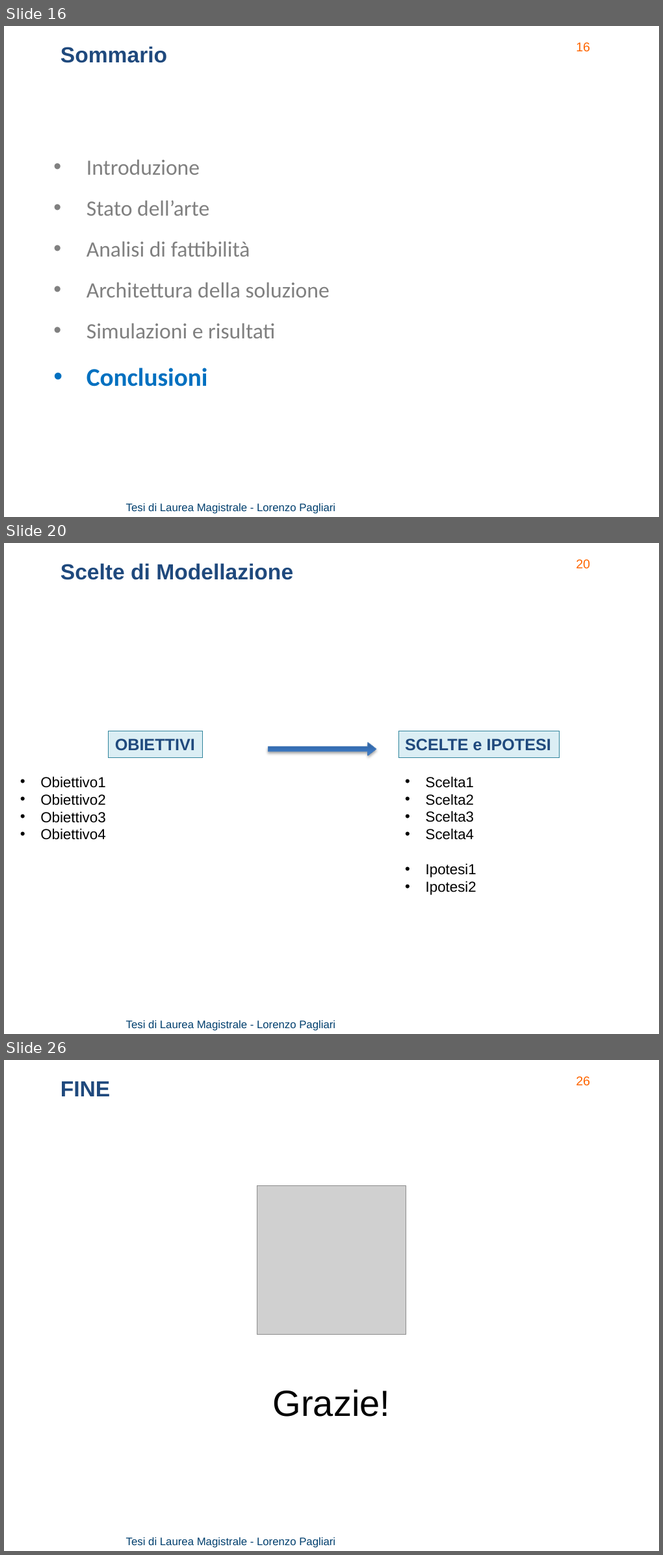
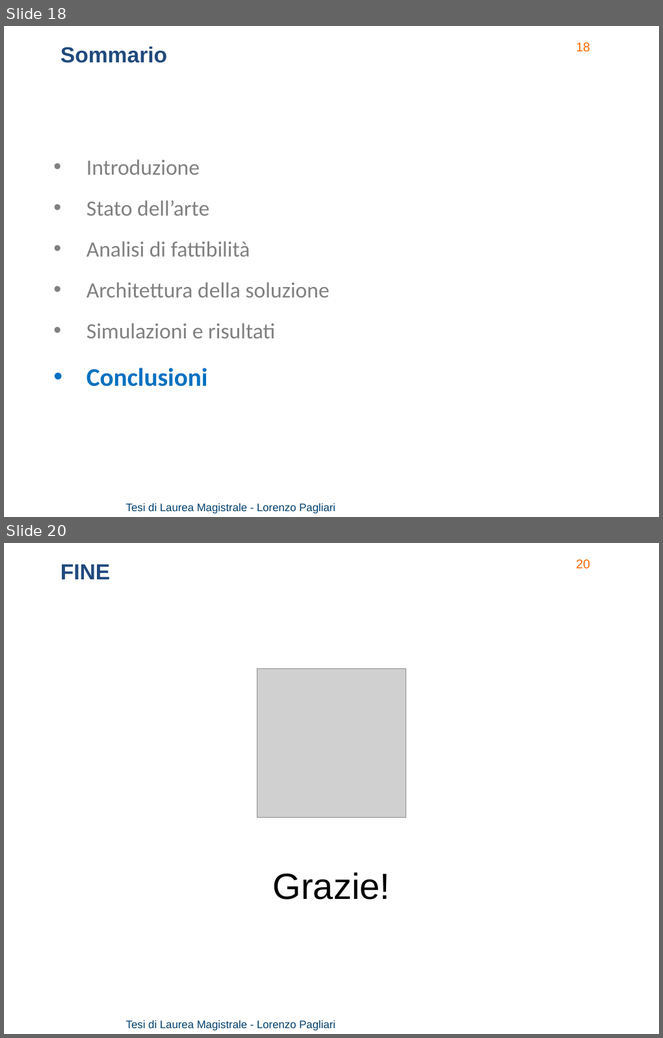
Before and after one commit to lorenzo-pagliari/Tesi, a slide deck: presentazione/Pagliari Lorenzo presentazione.pptx. Shown one above the other, each under a label of ours: slides 16, 20 and 26 before the commit, slides 18 and 20 after it; the slides between them are not shown. The pictures are 663x1555 and 663x1038 pixels, drawn with LibreOffice and Linux fonts; fonts in the diff are those of the drawing; grey boxes stand for pictures; background and template pictures are left out. Boxes give left, top, right and bottom in pixels: in the first picture for what was removed or moved away, otherwise in the second. Text is boxed around its words. In the diff, an @@ line names an element or a change of style, - is before the commit and + after.

```diff
--- a/presentazione/Pagliari Lorenzo presentazione.pptx
+++ b/presentazione/Pagliari Lorenzo presentazione.pptx
@@ slide 20 removed at (x1=4, y1=543, x2=659, y2=1034), background picture (left out); not listed: 2 template elements that a slide beside it also shows @@
@@ text removed at (x1=61, y1=563, x2=293, y2=580) @@
-Scelte di Modellazione
@@ rectangle removed at (x1=109, y1=731, x2=203, y2=757) @@
-OBIETTIVI
@@ rectangle removed at (x1=399, y1=731, x2=560, y2=757) @@
-SCELTE e IPOTESI
@@ right arrow removed at (x1=268, y1=743, x2=376, y2=756) @@
@@ text removed at (x1=40, y1=776, x2=105, y2=840) @@
-• Obiettivo1
-• Obiettivo2
-• Obiettivo3
-• Obiettivo4
@@ text removed at (x1=426, y1=776, x2=477, y2=895) @@
-• Scelta1
-• Scelta2
-• Scelta3
-• Scelta4
-• Ipotesi1
-• Ipotesi2
@@ what was slide 16 is now slide 18 @@
@@ what was slide 26 is now slide 20 @@
@@ page number at (x1=576, y1=559, x2=590, y2=569): text changed @@
-26
+20
```
Also in this commit, not shown: 1 slide changed, 6 slides added, 11 other slides removed, 3 other files.
